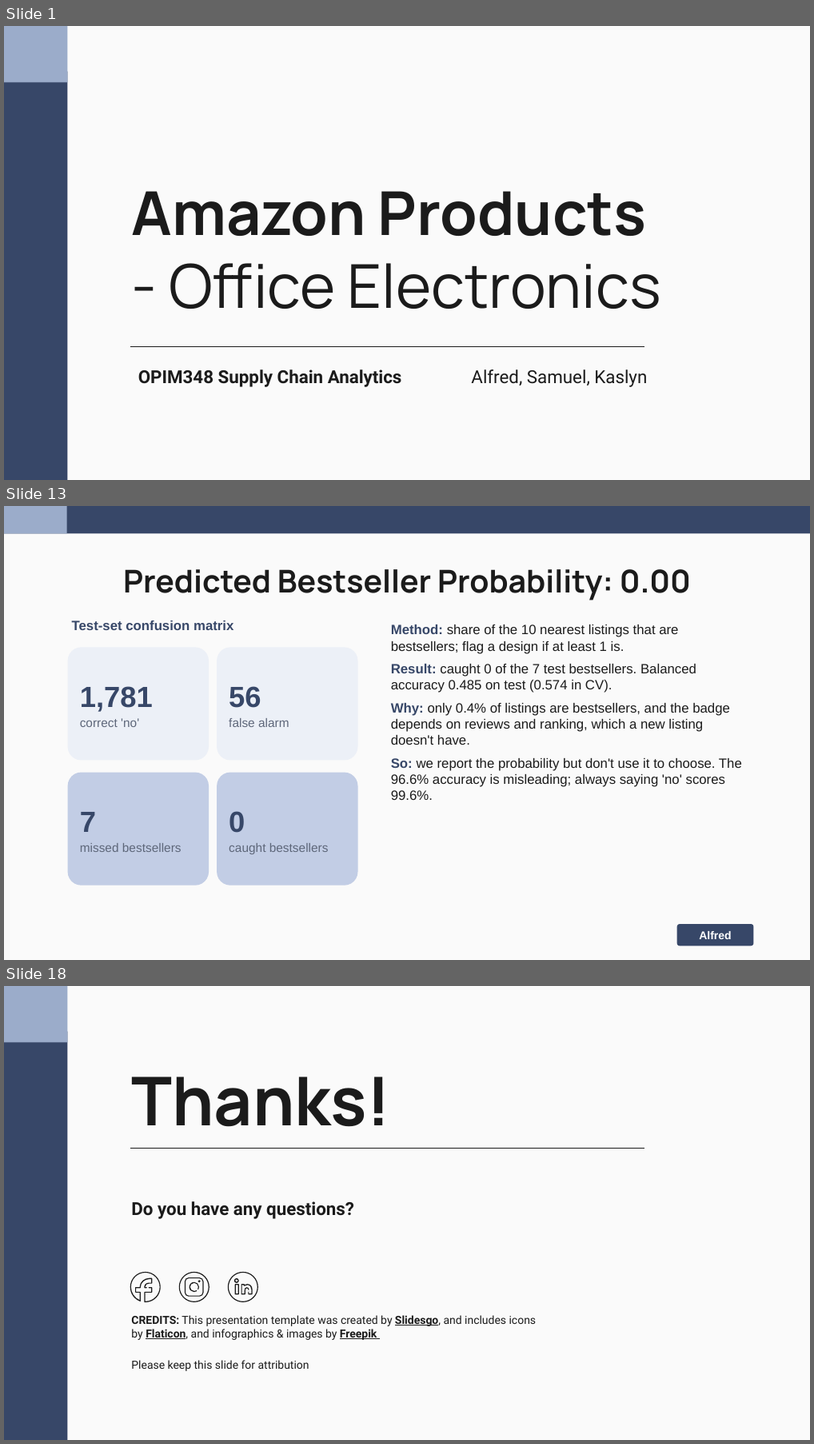
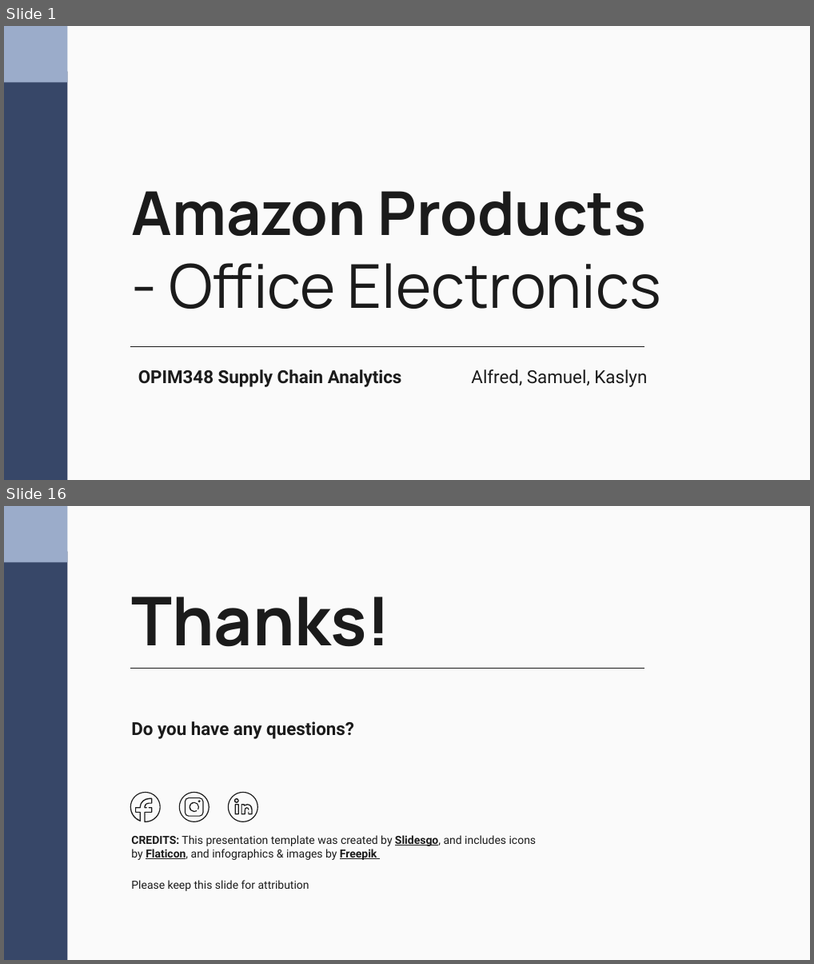
Before and after one commit to nakimagine/hello-world, a slide deck: Group_3_Amazon_Office_Electronic_Slides.pptx. Shown one above the other, each under a label of ours: slides 1, 13 and 18 before the commit, slides 1 and 16 after it; the slides between them are not shown. The pictures are 814x1444 and 814x964 pixels, drawn with LibreOffice and Linux fonts; fonts in the diff are those of the drawing. Boxes give left, top, right and bottom in pixels: in the first picture for what was removed or moved away, otherwise in the second. Text is boxed around its words. In the diff, an @@ line names an element or a change of style, - is before the commit and + after.

```diff
--- a/Group_3_Amazon_Office_Electronic_Slides.pptx
+++ b/Group_3_Amazon_Office_Electronic_Slides.pptx
@@ slide 13 removed at (x1=4, y1=506, x2=810, y2=960), background #FAFAFA @@
@@ rectangle removed at (x1=4, y1=506, x2=810, y2=533) @@
@@ rectangle removed at (x1=4, y1=506, x2=67, y2=533) @@
@@ title removed at (x1=123, y1=569, x2=691, y2=600) @@
-Predicted Bestseller Probability: 0.00
@@ text removed at (x1=72, y1=620, x2=234, y2=630) @@
-Test-set confusion matrix
@@ text removed at (x1=391, y1=624, x2=742, y2=800) @@
-Method: share of the 10 nearest listings that are bestsellers; flag a design if at least 1 is.
-Result: caught 0 of the 7 test bestsellers. Balanced accuracy 0.485 on test (0.574 in CV).
-Why: only 0.4% of listings are bestsellers, and the badge depends on reviews and ranking, which a new listing doesn't have.
-So: we report the probability but don't use it to choose. The 96.6% accuracy is misleading; always saying 'no' scores 99.6%.
@@ rounded rectangle removed at (x1=68, y1=647, x2=209, y2=760) @@
@@ rounded rectangle removed at (x1=217, y1=647, x2=358, y2=760) @@
@@ text removed at (x1=80, y1=686, x2=153, y2=712) @@
-1,781
@@ text removed at (x1=229, y1=686, x2=261, y2=708) @@
-56
@@ text removed at (x1=80, y1=718, x2=139, y2=727) @@
-correct 'no'
@@ text removed at (x1=229, y1=718, x2=290, y2=727) @@
-false alarm
@@ rounded rectangle removed at (x1=68, y1=772, x2=209, y2=885) @@
@@ rounded rectangle removed at (x1=217, y1=772, x2=358, y2=885) @@
@@ text removed at (x1=80, y1=812, x2=96, y2=832) @@
-7
@@ text removed at (x1=229, y1=811, x2=245, y2=832) @@
-0
@@ text removed at (x1=80, y1=843, x2=182, y2=852) @@
-missed bestsellers
@@ text removed at (x1=229, y1=843, x2=329, y2=854) @@
-caught bestsellers
@@ rounded rectangle removed at (x1=678, y1=924, x2=754, y2=945) @@
-Alfred
@@ what was slide 18 is now slide 16 @@
```
Also in this commit, not shown: 8 slides changed, 6 slides added, 7 other slides removed, 1 other file.
